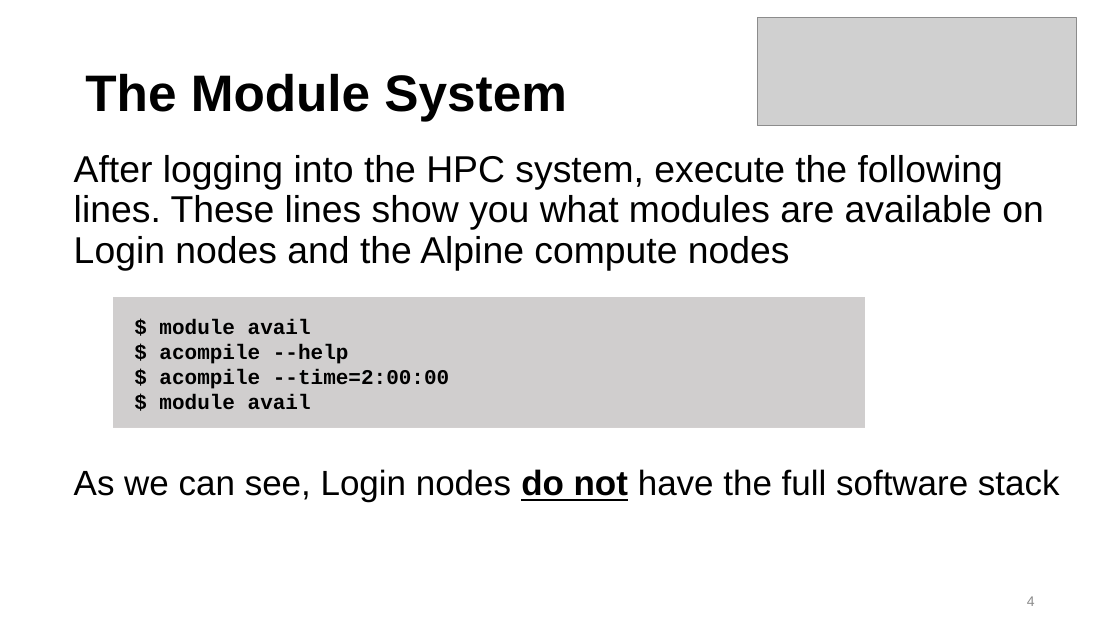
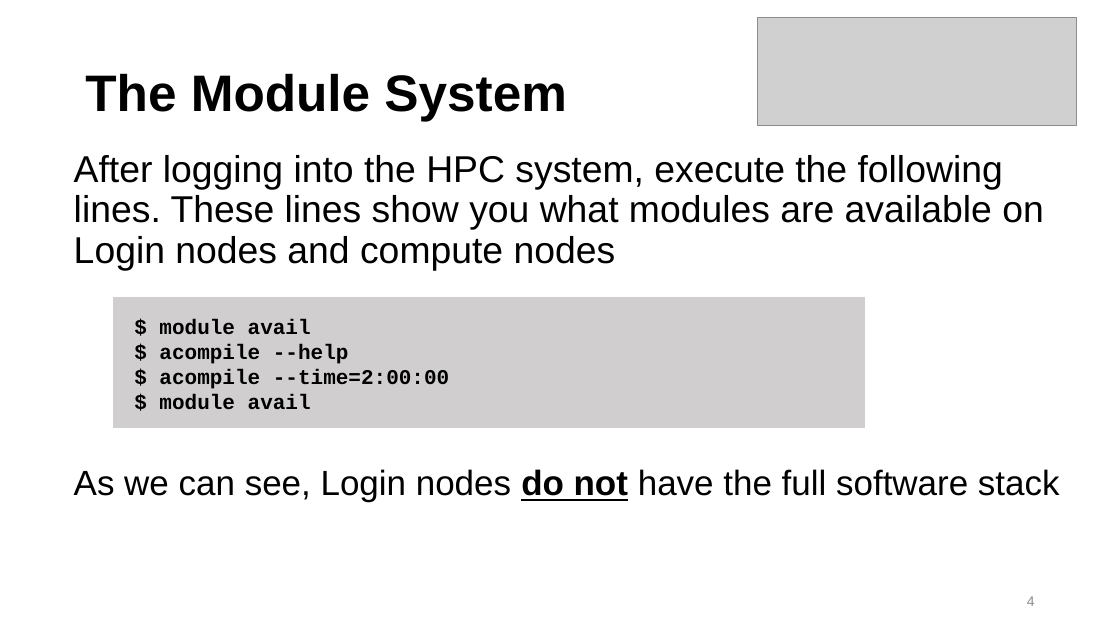
Before and after one commit to b-reyes/hpc_fundamentals_micro_credential, a slide deck: slide 4 of installing_software/installing_software.pptx. Drawn at 1120x630 pixels with LibreOffice and Linux fonts; fonts in the diff are those of the drawing; grey boxes stand for pictures; background and template pictures are left out. Boxes give left, top, right and bottom in pixels: in the first picture for what was removed or moved away, otherwise in the second. Text is boxed around its words. In the diff, an @@ line names an element or a change of style, - is before the commit and + after.

```diff
--- a/installing_software/installing_software.pptx
+++ b/installing_software/installing_software.pptx
@@ text at bbox=[74, 155, 1044, 270]: text changed @@
-After logging into the HPC system, execute the following lines. These lines show you what modules are available on Login nodes and the Alpine compute nodes
+After logging into the HPC system, execute the following lines. These lines show you what modules are available on Login nodes and compute nodes
```
Also in this commit, not shown: 2 other slides changed, 1 other file.
